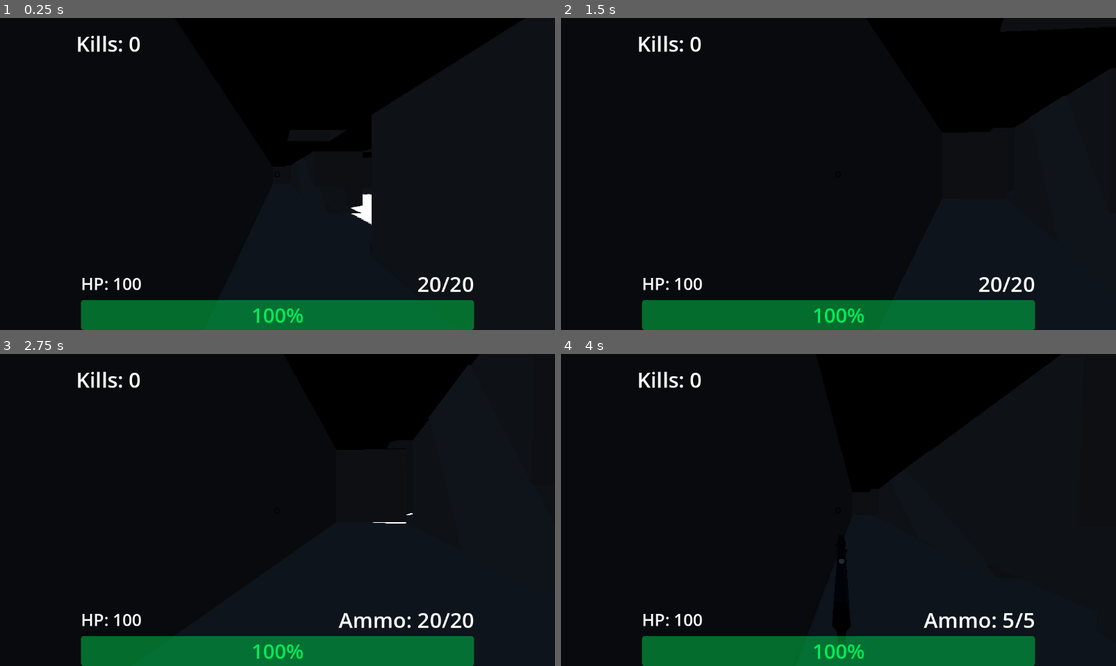
Above: before the commit, frames 1-4 (two rows, left to right).
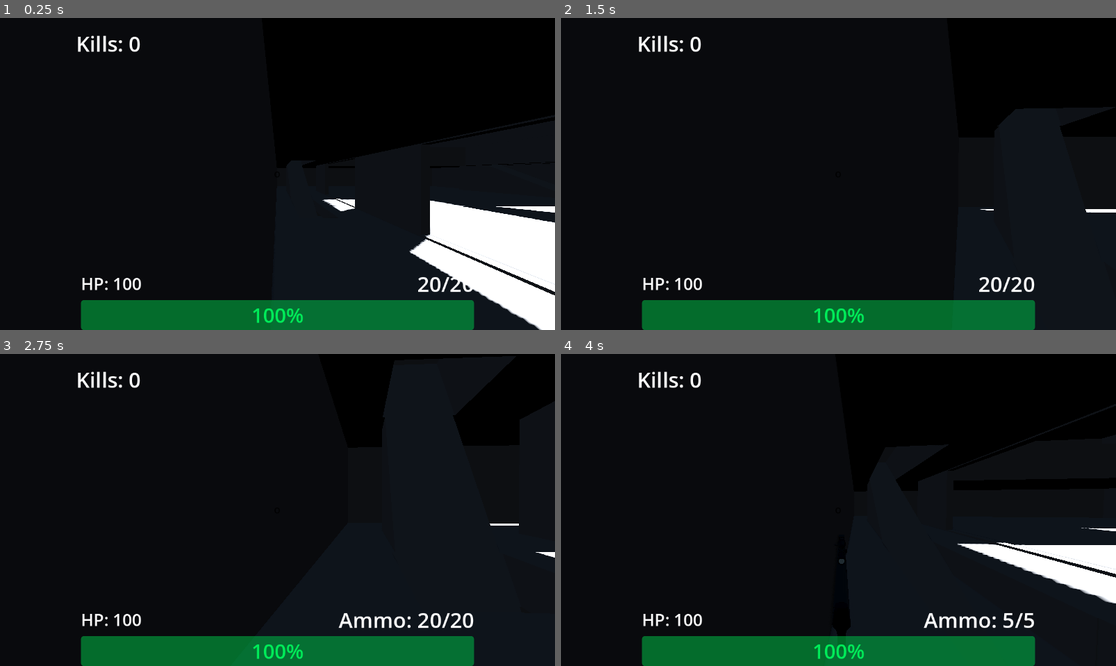
Above: after the commit, the same moments.

Repository: SaebyulH/multiplayer-game
Game: Godot game, scene res://game.tscn
Same seed, same stepped clock (60 frames per second), same inputs: the game is played once before the commit and once after it. This scene is started directly instead of the project's main scene. A sky picture missing from this copy of the repository is replaced by a grey-blue gradient.
Inputs (mouse positions are in pixels of both pictures, inside the frame that each line leads up to):
- Up to frame 1 (0.25 s): no input
- Up to frame 2 (1.5 s): tap Enter at 0.5 s; move the mouse to (960, 158) at 0.52 s; hold D (right) 0.53-1.28 s; hold Right mouse button (ads) 0.53-1.28 s; click (960, 158) at 0.67 s; tap Space (jump) at 0.77, 1.25 s; move the mouse to (810, 174) at 1.27 s; hold W (forward) from 1.28 s (still down); click (810, 174) at 1.35 s
- Up to frame 3 (2.75 s): keep holding W (forward); tap Space (jump) at 1.52 s; tap Enter at 2 s; move the mouse to (288, 503) at 2.02 s; hold Mouse wheel down (weapon_next) from 2.03 s (still down)
- Up to frame 4 (4 s): keep holding W (forward); move the mouse to (832, 516) at 2.77 s; release Mouse wheel down (weapon_next) at 2.78 s; tap Mouse wheel up (weapon_prev) at 2.85 s; tap Space (jump) at 3.02, 3.77 s; move the mouse to (877, 513) at 3.52 s; hold Right mouse button (ads) from 3.53 s (still down)

The runs differ from the first frame. In frame 1, 6.9% of the frame differs, in the area x 51-100%, y 44-100%; in frame 2, 0.6%; in frame 3, 3.3%; in frame 4, 3.0%.
Error in both runs: Invalid assignment of property or key 'visible' with value of type 'bool' on a base object of type 'null instance'. (res://player.gd:87)

Commit message:
Update game.tscn

Diff:
--- a/game.tscn
+++ b/game.tscn
@@ -51,56 +51,39 @@
 collision_layer = 3
 
 [node name="CSGBox3D5" type="CSGBox3D" parent="CSGCombiner3D" unique_id=293349320]
-transform = Transform3D(1, 0, 0, 0, 1, 0, 0, 0, 1, -16.493668, 13.030252, -24.801153)
+transform = Transform3D(1, 0, 0, 0, 1, 0, 0, 0, 1, -1.3028345, 12.475954, -21.679174)
 size = Vector3(111.05664, 53.74765, 30.612885)
 
 [node name="CSGBox3D3" type="CSGBox3D" parent="CSGCombiner3D" unique_id=347071348]
-transform = Transform3D(1, 0, 0, 0, 1, 0, 0, 0, 1, -34.08135, 22.858303, 15.473034)
-size = Vector3(44, 45.128296, 99.42797)
+transform = Transform3D(1, 0, 0, 0, 1, 0, 0, 0, 1, -34.08135, 18.951168, 15.473034)
+size = Vector3(44, 54.942566, 99.42797)
 
 [node name="CSGBox3D4" type="CSGBox3D" parent="CSGCombiner3D" unique_id=502171835]
 transform = Transform3D(1, 0, 0, 0, 1, 0, 0, 0, 1, -1.3074112, 22.858303, 68.3069)
 size = Vector3(111.05664, 45.128296, 22.253048)
 
 [node name="CSGBox3D" type="CSGBox3D" parent="CSGCombiner3D" unique_id=1987546742]
-transform = Transform3D(1, 0, 0, 0, 1, 0, 0, 0, 1, -7.550537, -6.9823875, 16.611706)
-size = Vector3(91.12213, 15.621582, 84.965775)
+transform = Transform3D(1, 0, 0, 0, 1, 0, 0, 0, 1, -7.550537, -6.2931786, 16.611706)
+size = Vector3(91.12213, 15, 84.965775)
 
 [node name="CSGBox3D2" type="CSGBox3D" parent="CSGCombiner3D" unique_id=1501931990]
 transform = Transform3D(1, 0, 0, 0, 1, 0, 0, 0, 1, 46.057144, 21.812206, 17.973803)
 size = Vector3(44, 45.128296, 102.560486)
 
-[node name="CSGBox3D7" type="CSGBox3D" parent="CSGCombiner3D" unique_id=770057987]
-transform = Transform3D(0.9999888, 0, 0.0047298246, 0, 1, 0, -0.0047298246, 0, 0.9999888, 25.080088, -1.3867292, 3.5650582)
-size = Vector3(19.00586, 3.2658997, 69)
-
-[node name="CSGBox3D7" type="CSGBox3D" parent="CSGCombiner3D/CSGBox3D7" unique_id=250254913]
-transform = Transform3D(1.0000037, 0.00041660538, -2.5227666e-05, -0.00041660396, 0.99999994, 3.5549427e-05, 2.523791e-05, -3.5542464e-05, 1.0000038, 5.533058, 1.938427, -15.81838)
-size = Vector3(48.060547, 3.050064, 69)
-
-[node name="CSGBox3D8" type="CSGBox3D" parent="CSGCombiner3D/CSGBox3D7" unique_id=740859491]
-transform = Transform3D(1.0000322, 0, -2.3748726e-08, 0, 1, 0, 2.3748726e-08, 0, 1.0000322, 22.630806, 0.1339817, -35.64974)
-size = Vector3(48.060547, 2.7025185, 69)
-
-[node name="CSGBox3D6" type="CSGBox3D" parent="CSGCombiner3D" unique_id=1673312771]
-transform = Transform3D(1, 0, 0, 0, 1, 0, 0, 0, 1, 4.5253906, 7.23942, -11.622314)
+[node name="CSGBox3D9" type="CSGBox3D" parent="CSGCombiner3D" unique_id=999676975]
+transform = Transform3D(0.99999994, -0.00019119386, 0.00016594496, 0.00019122375, 1, -0.00011782835, -0.0001659105, 0.00011787685, 0.9999999, 6.447481, -1.1789217, 48.128185)
 operation = 2
-size = Vector3(25.101563, 6.180176, 24.244629)
-
-[node name="CSGBox3D9" type="CSGBox3D" parent="CSGCombiner3D" unique_id=999676975]
-transform = Transform3D(0.99999994, -0.00019119386, 0.00016594496, 0.00019122375, 1, -0.00011782835, -0.0001659105, 0.00011787685, 0.9999999, 6.447403, -0.7690096, 48.128235)
-operation = 2
-size = Vector3(13.334778, 6.180176, 17.908203)
+size = Vector3(13.334778, 7, 17.908203)
 
 [node name="CSGBox3D30" type="CSGBox3D" parent="CSGCombiner3D" unique_id=779207569]
-transform = Transform3D(1, 0, 0, 0, 1, 0, 0, 0, 1, 6.217825, -2.1203098, 28.13773)
+transform = Transform3D(1, 0, 0, 0, 1, 0, 0, 0, 1, 6.217825, -2.245615, 28.13773)
 operation = 2
-size = Vector3(5.8679543, 3.7493896, 56.10486)
+size = Vector3(5.8679543, 4, 56.10486)
 
 [node name="CSGBox3D34" type="CSGBox3D" parent="CSGCombiner3D" unique_id=1454340569]
-transform = Transform3D(1, 0, 0, 0, 1, 0, 0, 0, 1, 5.9933662, -2.1203098, 26.447449)
+transform = Transform3D(1, 0, 0, 0, 1, 0, 0, 0, 1, 5.267334, -2.4950047, 26.447449)
 operation = 2
-size = Vector3(40.547935, 3.7493896, 7.900482)
+size = Vector3(42, 3, 7.900482)
 
 [node name="CSGBox3D31" type="CSGBox3D" parent="CSGCombiner3D" unique_id=189980320]
 transform = Transform3D(1, 0, 0, 0, 1, 0, 0, 0, 1, 5.2244797, -2.1203098, 3.7079506)
@@ -108,49 +91,24 @@
 size = Vector3(40.066086, 3.7493896, 7.2453003)
 
 [node name="CSGBox3D32" type="CSGBox3D" parent="CSGCombiner3D" unique_id=863235942]
-transform = Transform3D(1, 0, 0, 0, 1, 0, 0, 0, 1, 23.516453, -2.1163368, 12.051825)
+transform = Transform3D(1, 0, 0, 0, 1, 0, 0, 0, 1, 23.516453, -2.4910316, 12.051825)
 operation = 2
-size = Vector3(6.0988026, 3.7493896, 23.882713)
+size = Vector3(6.0988026, 3, 23.882713)
+
+[node name="CSGBox3D36" type="CSGBox3D" parent="CSGCombiner3D" unique_id=371022315]
+transform = Transform3D(1, 0, 0, 0, 1, 0, 0, 0, 1, 27.979975, -1.4910316, 16.027132)
+operation = 2
+size = Vector3(3.4123335, 5, 3.6710691)
 
 [node name="CSGBox3D33" type="CSGBox3D" parent="CSGCombiner3D" unique_id=1189374017]
-transform = Transform3D(1, 0, 0, 0, 1, 0, 0, 0, 1, -11.350766, -2.1163368, 12.005926)
+transform = Transform3D(1, 0, 0, 0, 1, 0, 0, 0, 1, -13.039461, -2.4860363, 11.996303)
 operation = 2
-size = Vector3(6.0988026, 3.7493896, 23.790916)
+size = Vector3(6.0988026, 3, 23.790916)
 
-[node name="CSGBox3D12" type="CSGBox3D" parent="CSGCombiner3D" unique_id=1496716291]
-transform = Transform3D(1, 0, 0, 0, 1, 0, 0, 0, 1, 4.7694836, 4.0367117, 48.128235)
+[node name="CSGBox3D37" type="CSGBox3D" parent="CSGCombiner3D" unique_id=1250707447]
+transform = Transform3D(1, 0, 0, 0, 1, 0, 0, 0, 1, -17.853123, -0.9924965, 15.437551)
 operation = 2
-size = Vector3(56.559204, 6.180176, 17.908203)
-
-[node name="CSGBox3D16" type="CSGBox3D" parent="CSGCombiner3D" unique_id=79573664]
-transform = Transform3D(1, 0, 0, 0, 1, 0, 0, 0, 1, -20.589998, 4.0367117, 16.80796)
-operation = 2
-size = Vector3(5.8402405, 6.180176, 80.54875)
-
-[node name="CSGBox3D20" type="CSGBox3D" parent="CSGCombiner3D" unique_id=1491140998]
-transform = Transform3D(1, 0, 0, 0, 1, 0, 0, 0, 1, -15.236364, 4.0367117, 19.463898)
-operation = 2
-size = Vector3(12.6706085, 6.180176, 10.910339)
-
-[node name="CSGBox3D21" type="CSGBox3D" parent="CSGCombiner3D" unique_id=468140362]
-transform = Transform3D(1, 0, 0, 0, 1, 0, 0, 0, 1, 23.08331, 4.0367117, 19.463898)
-operation = 2
-size = Vector3(16.330421, 6.180176, 10.910339)
-
-[node name="CSGBox3D19" type="CSGBox3D" parent="CSGCombiner3D" unique_id=508841551]
-transform = Transform3D(1, 0, 0, 0, 1, 0, 0, 0, 1, 29.70993, 3.1146376, 17.285809)
-operation = 2
-size = Vector3(5.8402405, 6.180176, 80.18347)
-
-[node name="CSGBox3D22" type="CSGBox3D" parent="CSGCombiner3D" unique_id=1036999929]
-transform = Transform3D(0.9682652, 0.24982928, -0.006916003, -0.2499244, 0.96783257, -0.028942391, -0.00053716917, 0.029752396, 0.9995575, 23.027645, 5.412252, -19.775215)
-operation = 2
-size = Vector3(14.42173, 6.180176, 6.6503296)
-
-[node name="CSGBox3D23" type="CSGBox3D" parent="CSGCombiner3D" unique_id=1078106538]
-transform = Transform3D(0.9635043, -0.26755774, 0.008481762, 0.2676917, 0.9630822, -0.028522845, -0.00053717004, 0.029752398, 0.99955744, -11.199062, 6.516074, -19.775)
-operation = 2
-size = Vector3(15.22356, 6.180176, 6.6503296)
+size = Vector3(3.6762323, 5.9970703, 3.2698727)
 
 [node name="CSGBox3D10" type="CSGBox3D" parent="CSGCombiner3D" unique_id=1204738583]
 transform = Transform3D(0.8660253, -0.49999997, 0, 0.49999997, 0.8660253, 0, 0, 0, 1, 15.529691, 1.3627615, 48.128235)
@@ -158,81 +116,72 @@
 size = Vector3(10.614746, 6.180176, 17.908203)
 
 [node name="CSGBox3D11" type="CSGBox3D" parent="CSGCombiner3D" unique_id=1150724666]
-transform = Transform3D(-0.8660253, 0.5, 8.742278e-08, 0.5, 0.8660253, 0, -7.571034e-08, 4.371139e-08, -1, -3.1135027, 1.3318777, 48.128235)
+transform = Transform3D(-0.8660253, 0.5, 8.742278e-08, 0.5, 0.8660253, 0, -7.5710346e-08, 4.3711392e-08, -1, -2.8931906, 1.2046804, 48.128235)
 operation = 2
-size = Vector3(10.491211, 6.180176, 17.908203)
+size = Vector3(11, 6.180176, 17.908203)
 
-[node name="CSGBox3D8" type="CSGBox3D" parent="CSGCombiner3D" unique_id=1443424304]
-transform = Transform3D(1, 0, 0, 0, 1, 0, 0, 0, 1, 4.5253906, 19.463284, -17.498463)
+[node name="CSGBox3D14" type="CSGBox3D" parent="CSGCombiner3D" unique_id=1692973505]
+transform = Transform3D(1, 0, 0, 0, 1, 0, 0, 0, 1, 4.1582317, 14.108957, 20.30978)
 operation = 2
-size = Vector3(25.101563, 6.180176, 17.908203)
+size = Vector3(52.326534, 6.180176, 83.6821)
 
-[node name="CSGBox3D13" type="CSGBox3D" parent="CSGCombiner3D" unique_id=134468837]
-transform = Transform3D(1, 0, 0, 0, 1, 0, 0, 0, 1, -15.301482, 19.463284, 5.0709095)
+[node name="CSGBox3D16" type="CSGBox3D" parent="CSGCombiner3D" unique_id=1544253630]
+transform = Transform3D(1, 0, 0, 0, 1, 0, 0, 0, 1, 4.5545654, 3.4632835, 17.848366)
 operation = 2
-size = Vector3(4.867902, 6.180176, 63.046947)
+size = Vector3(53.1192, 6.180176, 78.75927)
 
-[node name="CSGBox3D17" type="CSGBox3D" parent="CSGCombiner3D" unique_id=147693288]
-transform = Transform3D(1, 0, 0, 0, 1, 0, 0, 0, 1, 27.256994, 19.463284, 6.261036)
-operation = 2
-size = Vector3(4.980463, 6.180176, 65.4272)
+[node name="CSGBox3D6" type="CSGBox3D" parent="CSGCombiner3D" unique_id=681176957]
+transform = Transform3D(1, 0, 0, 0, 1, 0, 0, 0, 1, -17.85534, 2.308857, -1.2267485)
+size = Vector3(3.4426808, 15, 16.785566)
 
-[node name="CSGBox3D28" type="CSGBox3D" parent="CSGCombiner3D" unique_id=796512738]
-transform = Transform3D(1, 0, 0, 0, 1, 0, 0, 0, 1, 27.970377, 11.809902, 38.029617)
-operation = 2
-size = Vector3(3.553699, 21.486938, 5.665821)
-
-[node name="CSGBox3D29" type="CSGBox3D" parent="CSGCombiner3D" unique_id=297914704]
-transform = Transform3D(1, 0, 0, 0, 1, 0, 0, 0, 1, -19.380192, 12.02397, 21.042162)
-operation = 2
-size = Vector3(3.346799, 20.904724, 3.0641603)
-
-[node name="CSGBox3D24" type="CSGBox3D" parent="CSGCombiner3D" unique_id=592192686]
-transform = Transform3D(1, 0, 0, 0, 1, 0, 0, 0, 1, 25.621498, 19.463284, 12.6467705)
-operation = 2
-size = Vector3(8.251459, 6.180176, 36.972725)
-
-[node name="CSGBox3D25" type="CSGBox3D" parent="CSGCombiner3D" unique_id=624770762]
-transform = Transform3D(1, 0, 0, 0, 1, 0, 0, 0, 1, -14.003166, 19.463284, -1.3155575)
-operation = 2
-size = Vector3(8.251459, 6.180176, 9.048069)
-
-[node name="CSGBox3D26" type="CSGBox3D" parent="CSGCombiner3D" unique_id=246777466]
-transform = Transform3D(1, 0, 0, 0, 1, 0, 0, 0, 1, -14.003166, 19.463284, 13.606686)
-operation = 2
-size = Vector3(8.251459, 6.180176, 9.048069)
-
-[node name="CSGBox3D27" type="CSGBox3D" parent="CSGCombiner3D" unique_id=460237327]
-transform = Transform3D(1, 0, 0, 0, 1, 0, 0, 0, 1, -14.003166, 19.463284, 28.880405)
-operation = 2
-size = Vector3(8.251459, 6.180176, 9.048069)
+[node name="CSGBox3D7" type="CSGBox3D" parent="CSGCombiner3D" unique_id=912699929]
+transform = Transform3D(1, 0, 0, 0, 1, 0, 0, 0, 1, 27.974508, 2.308857, -1.2267485)
+size = Vector3(3.0962183, 15, 16.785566)
 
 [node name="CSGBox3D15" type="CSGBox3D" parent="CSGCombiner3D" unique_id=100022916]
-transform = Transform3D(1, 0, 0, 0, 0.86602545, -0.50000006, 0, 0.50000006, 0.86602545, -15.938112, 8.704205, -1.9973636)
+transform = Transform3D(1, 0, 0, 0, 0.86602545, -0.50000006, 0, 0.50000006, 0.86602545, -17.87053, 6.477477, 1.859442)
 operation = 2
-size = Vector3(3.6574774, 6.180176, 41.41312)
+size = Vector3(3.6574774, 6.180176, 31.131416)
 
 [node name="CSGBox3D18" type="CSGBox3D" parent="CSGCombiner3D" unique_id=1479361851]
-transform = Transform3D(1, 0, 0, 0, 0.86602545, -0.50000006, 0, 0.50000006, 0.86602545, 27.98209, 9.02023, -2.1381931)
+transform = Transform3D(1, 0, 0, 0, 0.86602545, -0.50000006, 0, 0.50000006, 0.86602545, 27.98209, 6.324892, 2.5302699)
 operation = 2
-size = Vector3(3.4287786, 6.180176, 41.289524)
+size = Vector3(3.4287786, 6.180176, 30.508171)
 
-[node name="CSGBox3D14" type="CSGBox3D" parent="CSGCombiner3D" unique_id=1692973505]
-transform = Transform3D(1, 0, 0, 0, 1, 0, 0, 0, 1, 4.264488, 19.463284, -21.268055)
+[node name="CSGBox3D8" type="CSGBox3D" parent="CSGCombiner3D" unique_id=874362290]
+transform = Transform3D(0.99999994, -0.00019119386, 0.00016594496, 0.00019122375, 1, -0.00011782835, -0.0001659105, 0.00011787685, 0.9999999, -12.010989, 4.295619, 25.491074)
+size = Vector3(0.6152402, 8.05127, 64.27539)
+
+[node name="CSGBox3D19" type="CSGBox3D" parent="CSGCombiner3D" unique_id=964610424]
+transform = Transform3D(0.99999994, -0.00019119386, 0.00016594496, 0.00019122375, 1, -0.00011782835, -0.0001659105, 0.00011787685, 0.9999999, -12.010989, 13.870307, 25.491074)
+size = Vector3(0.6152402, 8.05127, 64.27539)
+
+[node name="CSGBox3D12" type="CSGBox3D" parent="CSGCombiner3D" unique_id=1352140340]
+transform = Transform3D(1, 0, 0, 0, 1, 0, 0, 0, 1, -9, 3.4909363, 48.281956)
 operation = 2
-size = Vector3(50.539047, 6.180176, 10.369019)
+size = Vector3(7, 5.9818726, 11.876953)
 
-[node name="CSGBox3D35" type="CSGBox3D" parent="CSGCombiner3D" unique_id=140923063]
-transform = Transform3D(1, 0, 0, 0, 1, 0, 0, 0, 1, 1, 4.5005493, -9)
-use_collision = true
-size = Vector3(19, 2.0010986, 1)
+[node name="CSGBox3D13" type="CSGBox3D" parent="CSGCombiner3D" unique_id=2098259750]
+transform = Transform3D(1, 0, 0, 0, 1, 0, 0, 0, 1, -9, 3.4909363, 27.376892)
+operation = 2
+size = Vector3(7, 5.9818726, 11.876953)
 
-[node name="CSGBox3D36" type="CSGBox3D" parent="CSGCombiner3D" unique_id=621527901]
-transform = Transform3D(1, 0, 0, 0, 1, 0, 0, 0, 1, 1, 16.668636, -9)
-use_collision = true
-size = Vector3(19, 1.6344604, 1)
+[node name="CSGBox3D17" type="CSGBox3D" parent="CSGCombiner3D" unique_id=1662864246]
+transform = Transform3D(1, 0, 0, 0, 1, 0, 0, 0, 1, -9, 3.4909363, 6.789177)
+operation = 2
+size = Vector3(7, 5.9818726, 11.876953)
 
-[node name="CSGBox3D37" type="CSGBox3D" parent="CSGCombiner3D" unique_id=1421304544]
-transform = Transform3D(-4.371139e-08, 0, -1, 0, 1, 0, 1, 0, -4.371139e-08, -12.424709, 16.421505, 12.457122)
-use_collision = true
-size = Vector3(47.3208, 1.1401978, 1)
+[node name="CSGBox3D20" type="CSGBox3D" parent="CSGCombiner3D" unique_id=959329359]
+transform = Transform3D(1, 0, 0, 0, 1, 0, 0, 0, 1, -9, 13.205529, 48.281956)
+operation = 2
+size = Vector3(7, 3, 11.876953)
+
+[node name="CSGBox3D21" type="CSGBox3D" parent="CSGCombiner3D" unique_id=211520141]
+transform = Transform3D(1, 0, 0, 0, 1, 0, 0, 0, 1, -9, 13.205529, 27.376892)
+operation = 2
+size = Vector3(7, 3, 11.876953)
+
+[node name="CSGBox3D22" type="CSGBox3D" parent="CSGCombiner3D" unique_id=476044317]
+transform = Transform3D(1, 0, 0, 0, 1, 0, 0, 0, 1, -9, 13.205529, 6.789177)
+operation = 2
+size = Vector3(7, 3, 11.876953)
